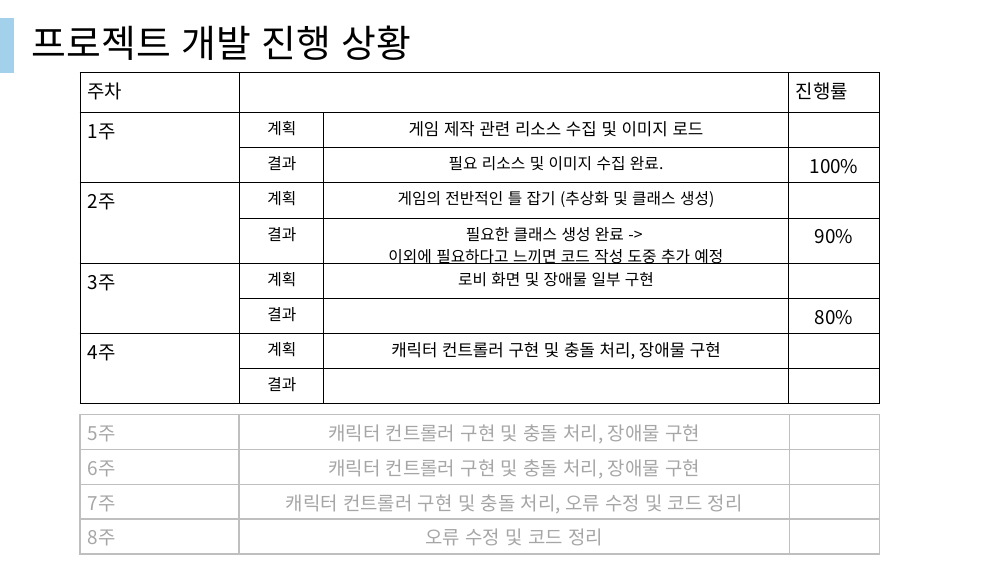
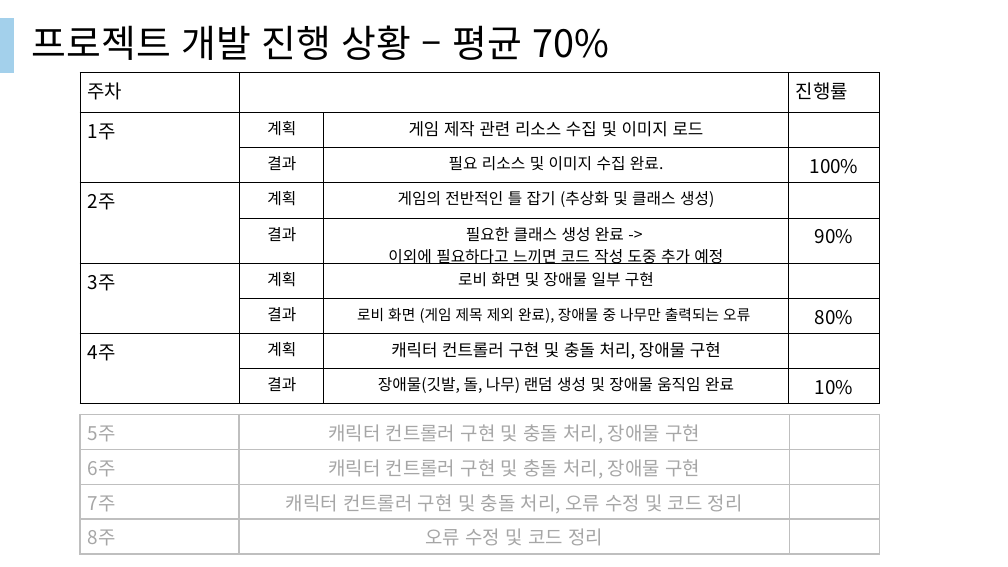
Before and after one commit to pppmang/2DGP_project, a slide deck: slide 2 of 2DGP_2022182014박기란_2차발표.pptx (slide 4 before the commit). Drawn at 1008x567 pixels with LibreOffice and Linux fonts; fonts in the diff are those of the drawing. Boxes give left, top, right and bottom in pixels: in the first picture for what was removed or moved away, otherwise in the second. Text is boxed around its words. In the diff, an @@ line names an element or a change of style, - is before the commit and + after.

```diff
--- a/2DGP_2022182014박기란_2차발표.pptx
+++ b/2DGP_2022182014박기란_2차발표.pptx
@@ text at box(32, 25, 610, 60): text changed @@
-프로젝트 개발 진행 상황
+프로젝트 개발 진행 상황 – 평균 70%
@@ table at box(80, 73, 881, 404) @@
-row 7, column 3: 
+row 7, column 3: 로비 화면 (게임 제목 제외 완료), 장애물 중 나무만 출력되는 오류
-row 9, column 3: 
+row 9, column 3: 장애물(깃발, 돌, 나무) 랜덤 생성 및 장애물 움직임 완료
-row 9, column 4: 
+row 9, column 4: 10%
```
Also in this commit, not shown: 1 slide added, 1 slide removed, 5 other files.
